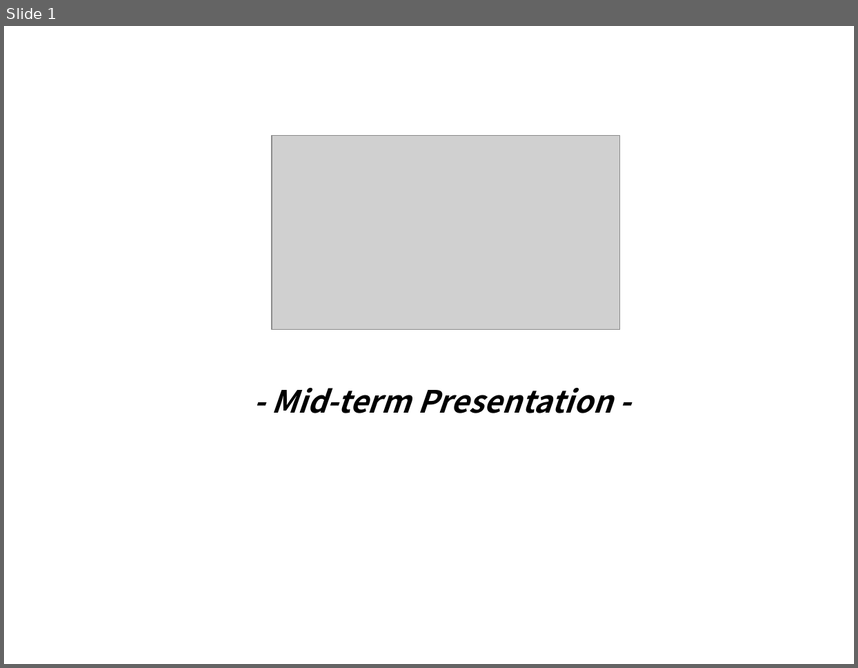
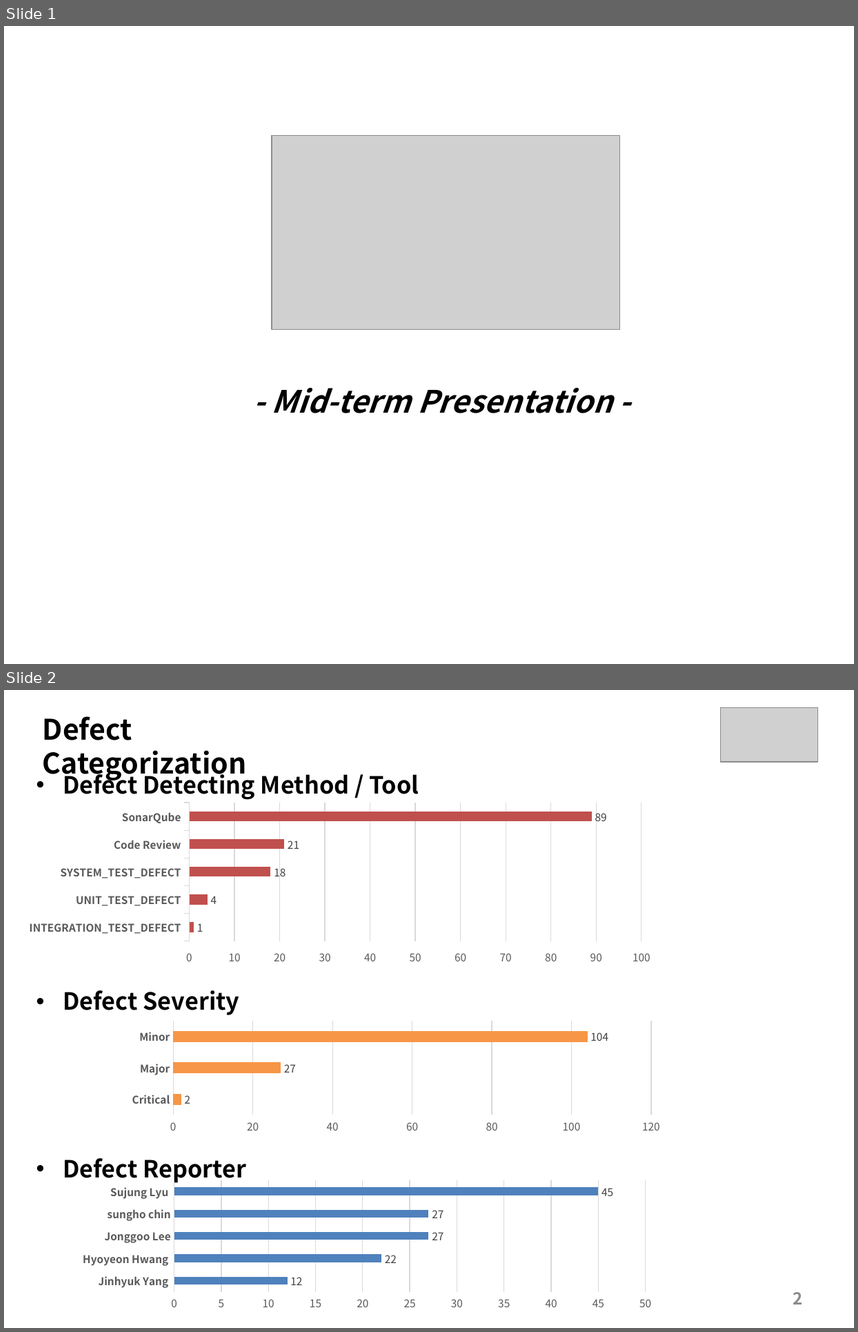
Before and after one commit to sunghochin/share_doc, a slide deck: mid-presentation_ieeum051_1.pptx. Shown one above the other, each under a label of ours: slide 1 before the commit, slides 1 and 2 after it. The pictures are 858x668 and 858x1332 pixels, drawn with LibreOffice and Linux fonts; fonts in the diff are those of the drawing; grey boxes stand for pictures. Boxes give left, top, right and bottom in pixels: in the first picture for what was removed or moved away, otherwise in the second. Text is boxed around its words. In the diff, an @@ line names an element or a change of style, - is before the commit and + after.

Commit message:
add defect categorization

```diff
--- a/mid-presentation_ieeum051_1.pptx
+++ b/mid-presentation_ieeum051_1.pptx
@@ slide 2 added at [4,690,854,1328], background #FFFFFF @@
@@ picture added at [721,707,818,761] @@
@@ text added at [43,716,247,781], 24 pt, text #000000, bold @@
+Defect Categorization
@@ text added at [63,770,419,800], 20 pt, text #000000, bold @@
+• Defect Detecting Method / Tool
@@ bar chart added at [16,799,664,967] @@
+categories: INTEGRATION_TEST_DEFECT, UNIT_TEST_DEFECT, SYSTEM_TEST_DEFECT, Code Review, SonarQube
+Series 1: 1, 4, 18, 21, 89
@@ text added at [63,990,239,1015], 20 pt, text #000000, bold @@
+• Defect Severity
@@ bar chart added at [121,1018,671,1136] @@
+categories: Critical, Major, Minor
+Series 1: 2, 27, 104
@@ text added at [63,1158,246,1183], 20 pt, text #000000, bold @@
+• Defect Reporter
@@ bar chart added at [71,1177,664,1312] @@
+categories: Jinhyuk Yang , Hyoyeon Hwang , Jonggoo Lee, sungho chin, Sujung Lyu 
+Series 1: 12, 22, 27, 27, 45
@@ page number added at [793,1292,803,1304], 14 pt, text #8C8C8C, bold @@
+2
```
Also in this commit, not shown: 1 slide removed.
